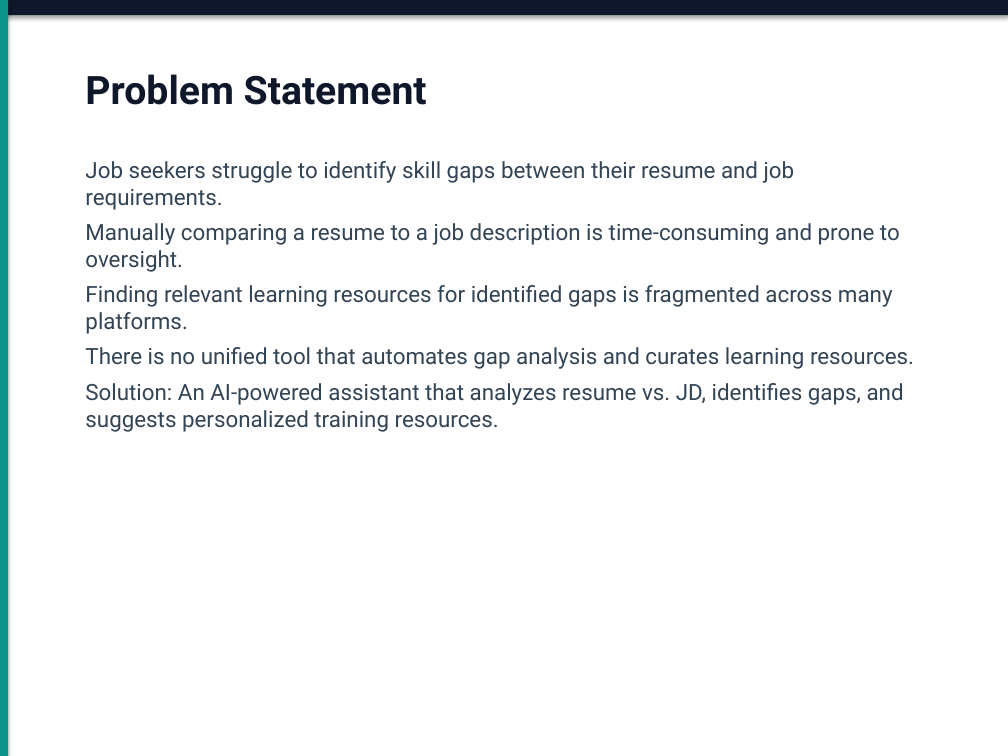
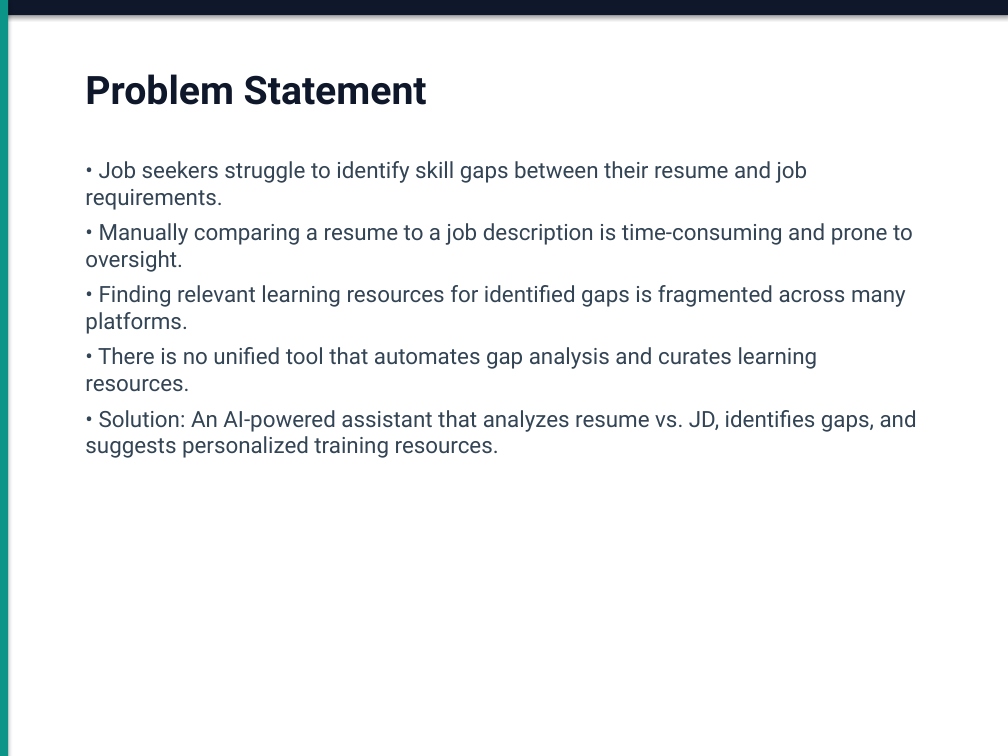
Before and after one commit to Dushyant-Bansal/ai-job-assistant, a slide deck: slide 2 of AI_Job_Assistant_Design_Deck.pptx. Drawn at 1008x756 pixels with LibreOffice and Linux fonts; fonts in the diff are those of the drawing. Boxes give left, top, right and bottom in pixels: in the first picture for what was removed or moved away, otherwise in the second. Text is boxed around its words. In the diff, an @@ line names an element or a change of style, - is before the commit and + after.

```diff
--- a/AI_Job_Assistant_Design_Deck.pptx
+++ b/AI_Job_Assistant_Design_Deck.pptx
@@ text at [85, 161, 917, 458]: text changed @@
-Job seekers struggle to identify skill gaps between their resume and job requirements.
-Manually comparing a resume to a job description is time-consuming and prone to oversight.
-Finding relevant learning resources for identified gaps is fragmented across many platforms.
-There is no unified tool that automates gap analysis and curates learning resources.
-Solution: An AI-powered assistant that analyzes resume vs. JD, identifies gaps, and suggests personalized training resources.
+• Job seekers struggle to identify skill gaps between their resume and job requirements.
+• Manually comparing a resume to a job description is time-consuming and prone to oversight.
+• Finding relevant learning resources for identified gaps is fragmented across many platforms.
+• There is no unified tool that automates gap analysis and curates learning resources.
+• Solution: An AI-powered assistant that analyzes resume vs. JD, identifies gaps, and suggests personalized training resources.
```
Also in this commit, not shown: 7 other slides changed, 1 slide removed, 2 other files.
